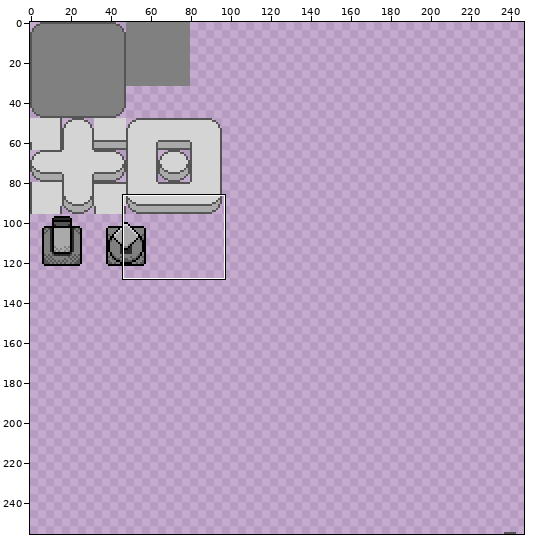
Pixel-art file -- resource/image/tileset.ase. The first picture is a wide view before the edit; the outline marks the close-up.
Close-up. Before:
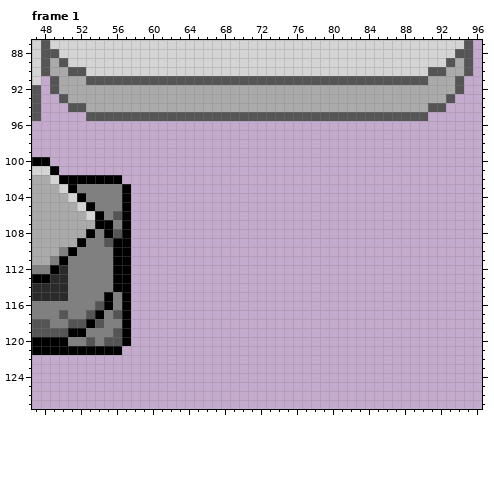
288x256 pixels, 1 frame. Shown: frame 1: x 47..96, y 87..127. The wide view leaves out empty margins. The commit also changed other frames or places, which this record leaves out.
After:
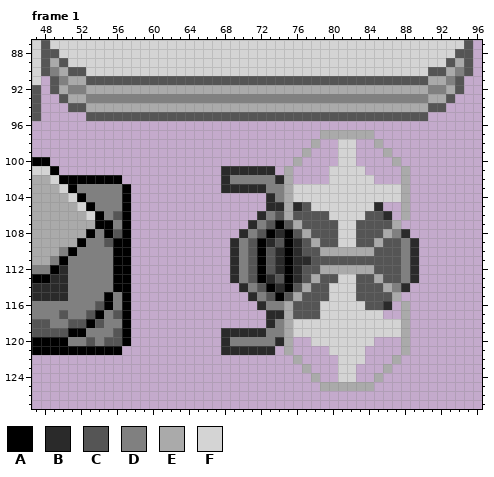
Palette (. is transparent): A #000000  B #2a2a2a  C #555555  D #808080  E #aaaaaa  F #d4d4d4
The exact change:
Changed rows in their new state; - is an unchanged pixel.
Frame 1, layers "pulse", "feature", "base":
first column x 49:
 90 D--------------------------------------------D
 91 -D------------------------------------------D-
 92 --DD--------------------------------------DD--
 93 ----DDDDDDDDDDDDDDDDDDDDDDDDDDDDDDDDDDDDDD----
first column x 68:
 97 -----------EEEEEE-----
 98 ----------E--FF--E----
 99 ---------E---FF---E---
100 --------E----FF----E--
101 BBBBBB-E----FFFF----E-
102 BDDDDDBE----FFFFF---E-
103 BBBBBDDEFFFFFFFFFFFFE-
104 -----BDEFFFFFFFFFFFFE-
105 -----BBEBCFFFFFFFB--E-
106 ----BDCECCCCFFFFCCB-E-
107 ---BDCACECCCCFFCCCCE--
108 --BDCABACECCCFFCCCEDB-
109 -BDCABCABCECCFFCCECCDB
110 -BDCACBABCCEEEEEECCCDB
111 -BDCACBABBCCCCCCCCCCDB
112 -BDCACBABCCEEEEEECCCDB
113 -BDCABCABCECCFFCCECCDB
114 --BDCABACECCFFFCCCEDB-
115 ---BDCACECCCFFFCCCCE--
116 ----BDDECCCFFFFFCCB-E-
117 -----BBECCCFFFFFFF--E-
118 -----BDEFFFFFFFFFFFFE-
119 BBBBBDDEFFFFFFFFFFFFE-
120 BDDDDDBE--FFFFFFF---E-
121 BBBBBB-E----FFFF----E-
122 --------E----FFF---E--
123 ---------E---FF---E---
124 ----------E--FF--E----
125 -----------EEEEEE-----
Where, in picture pixels (left, top, right, bottom), the same in both close-ups:
changed: (50, 67, 464, 391)
